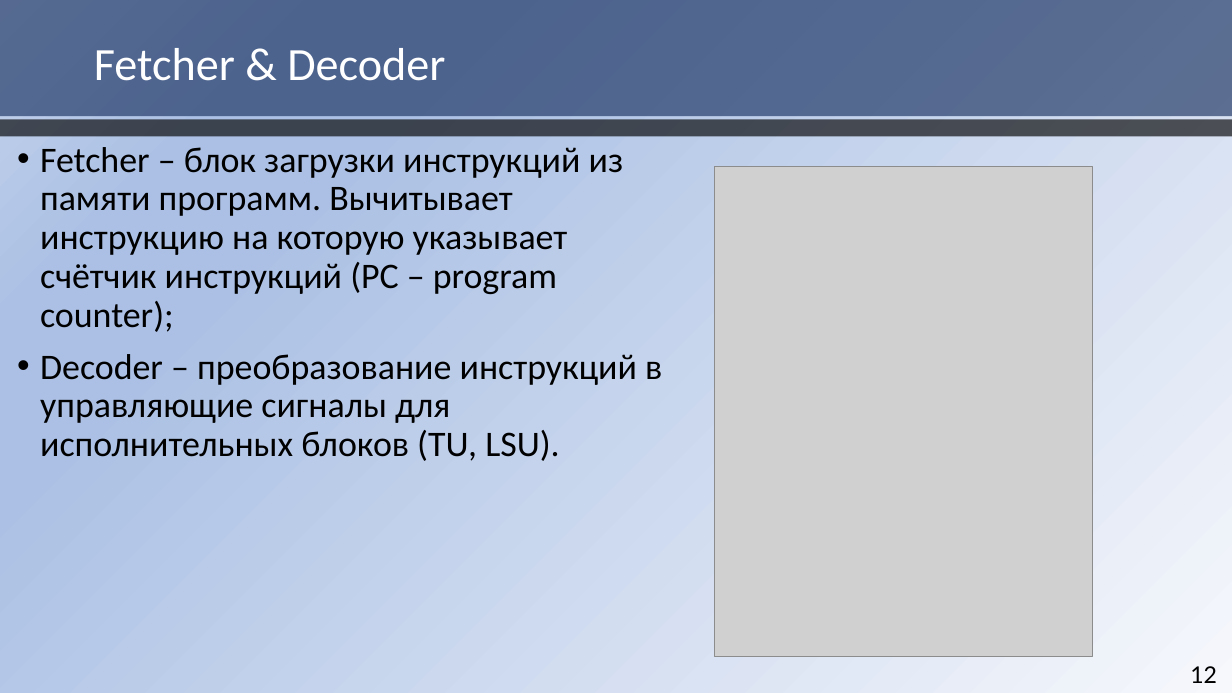
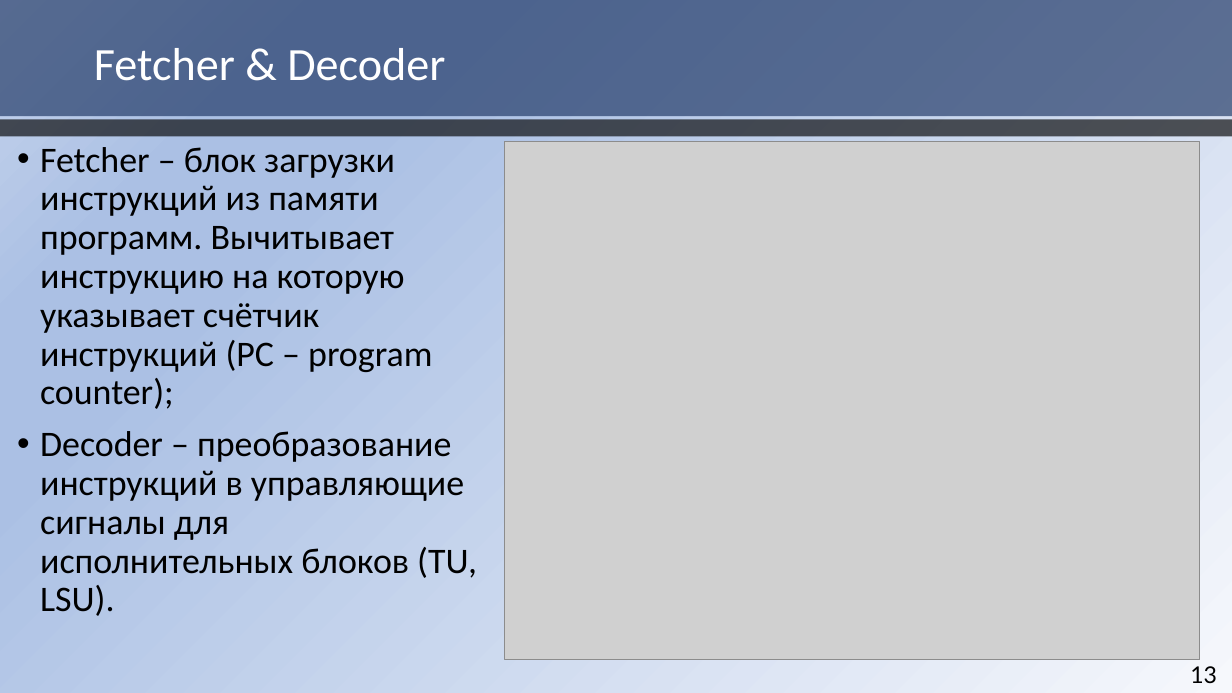
Before and after one commit to HaMeNopeDiot/hardware_gpu, a slide deck: slide 13 of docs/starukhin_dissertation/magister_pres.pptx (slide 12 before the commit). Drawn at 1232x693 pixels with LibreOffice and Linux fonts; fonts in the diff are those of the drawing; grey boxes stand for pictures. Boxes give left, top, right and bottom in pixels: in the first picture for what was removed or moved away, otherwise in the second. Text is boxed around its words. In the diff, an @@ line names an element or a change of style, - is before the commit and + after.

```diff
--- a/docs/starukhin_dissertation/magister_pres.pptx
+++ b/docs/starukhin_dissertation/magister_pres.pptx
@@ text "Fetcher – блок загрузки инструкций ..." rewrapped from (40,147,662,461) to (40,147,477,616) @@
@@ picture: place and size @@
-picture at (714,166,1093,656)
+picture at (505,141,1200,660)
@@ page number at (1190,666,1217,683): text changed @@
-12
+13
```
Also in this commit, not shown: 5 other slides changed, 2 slides added, 1 other file.
